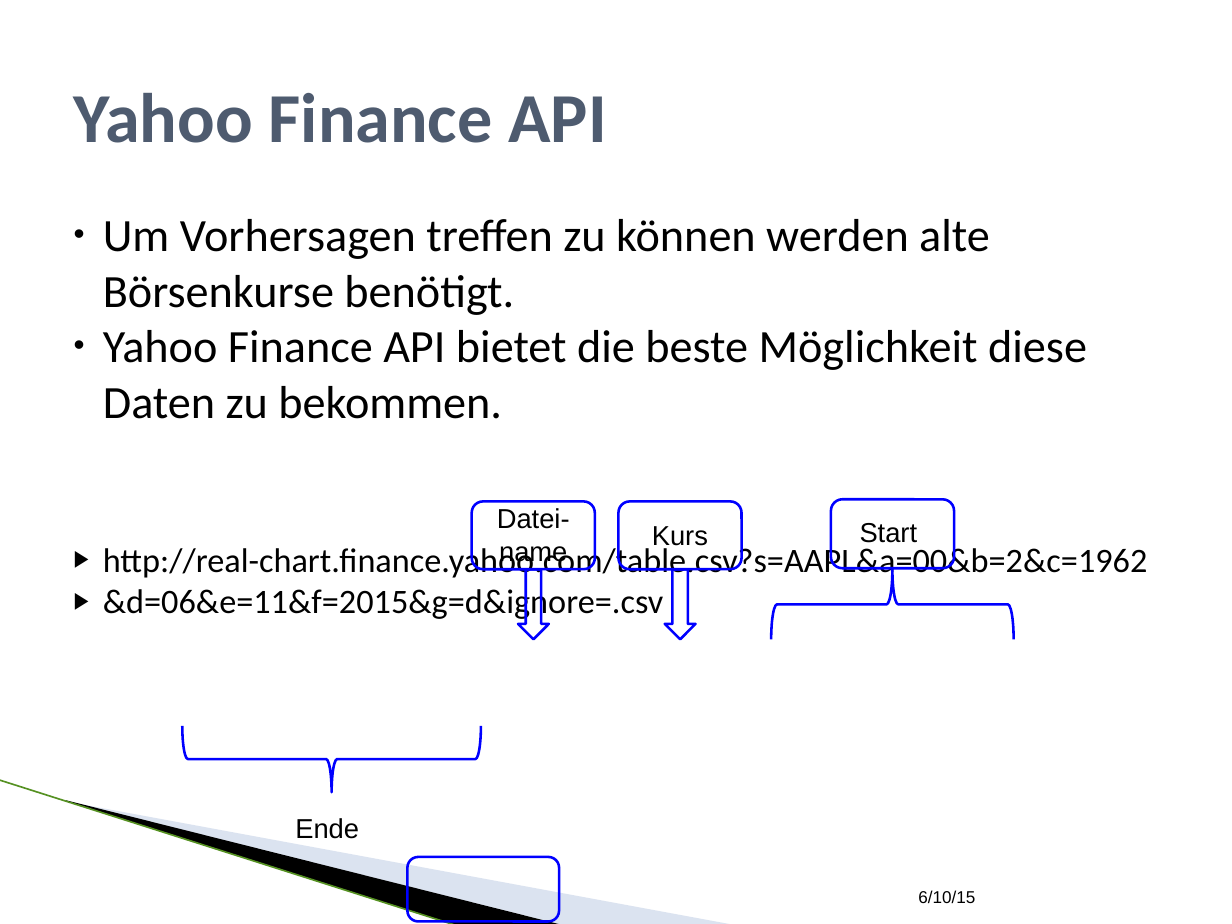
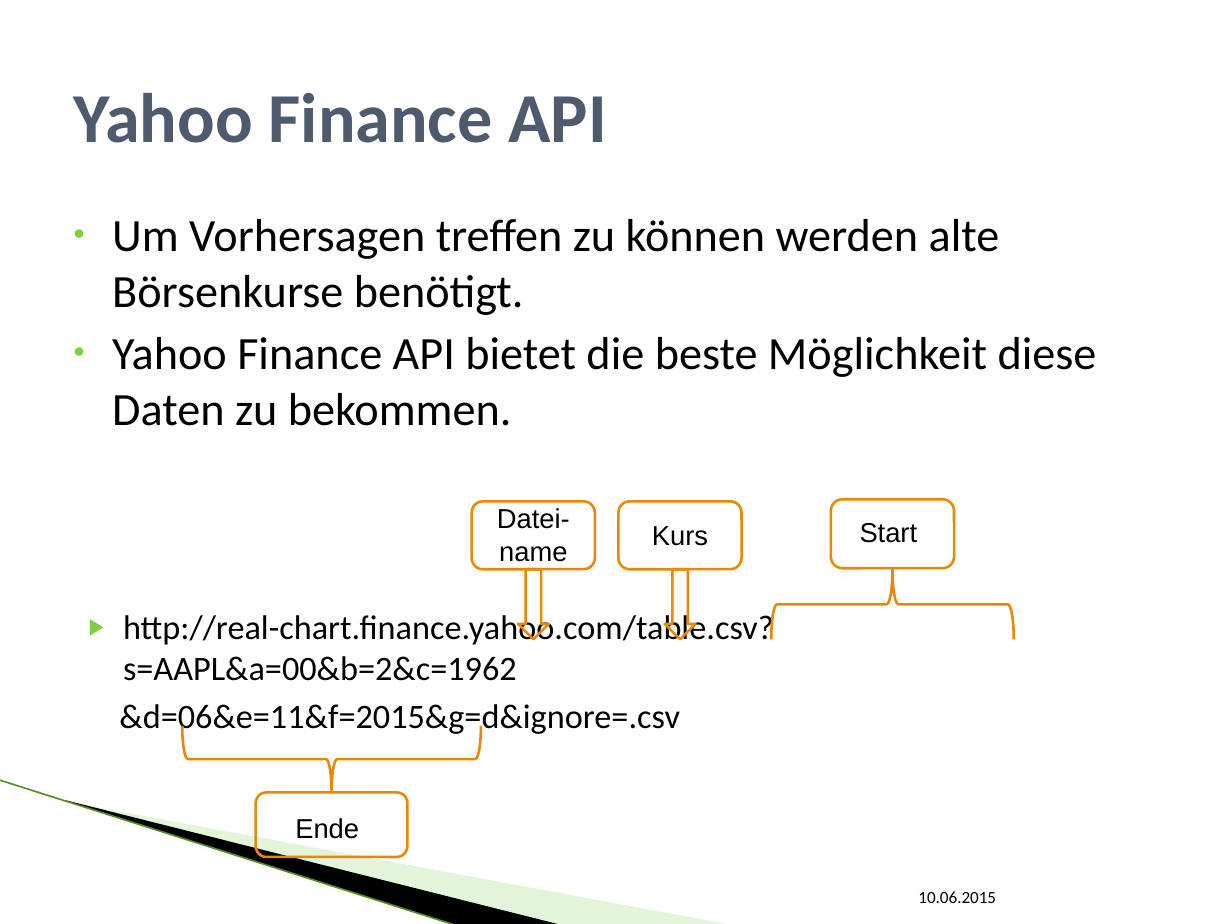
Before and after one commit to SEPSkyware6MM/StockForecast, a slide deck: slide 6 of ALR_Vortrag.pptx. Drawn at 1232x924 pixels with LibreOffice and Linux fonts; fonts in the diff are those of the drawing; background and template pictures are left out. Boxes give left, top, right and bottom in pixels: in the first picture for what was removed or moved away, otherwise in the second. Text is boxed around its words. In the diff, an @@ line names an element or a change of style, - is before the commit and + after.

```diff
--- a/ALR_Vortrag.pptx
+++ b/ALR_Vortrag.pptx
@@ text "Um Vorhersagen treffen zu können ..." at (x1=112, y1=219, x2=1097, y2=737): indent changed; more space between paragraphs; bullet ▶ to none @@
@@ text "Datei-name" rewrapped from (x1=497, y1=508, x2=570, y2=566) to (x1=497, y1=508, x2=570, y2=562) @@
@@ text "Kurs" rewrapped from (x1=652, y1=526, x2=708, y2=551) to (x1=652, y1=526, x2=708, y2=546) @@
@@ outline #0000FF 1.5 pt to #EB8803 1.5 pt; proportions changed in 7 elements at (x1=519, y1=569, x2=549, y2=639), (x1=472, y1=501, x2=595, y2=569), (x1=665, y1=569, x2=696, y2=639), (x1=618, y1=501, x2=742, y2=569), (x1=771, y1=569, x2=1014, y2=639), (x1=830, y1=499, x2=954, y2=568), (x1=182, y1=726, x2=480, y2=792) @@
@@ line (0, 780) - (457, 924): stroke #559122 0.96 pt to #B1E399 0.95 pt @@
@@ freeform shape at (x1=65, y1=800, x2=563, y2=924): outline redrawn @@
@@ freeform shape at (x1=68, y1=801, x2=733, y2=924): fill #A7B9DB at 40% opacity to #B8E7A1 at 40% opacity @@
@@ rounded rectangle added at (x1=256, y1=792, x2=408, y2=856), outline #EB8803 1.5 pt @@
@@ rounded rectangle removed at (x1=408, y1=857, x2=559, y2=922) @@
@@ text at (x1=918, y1=891, x2=996, y2=903): text changed; font Arial to Calibri @@
-6/10/15
+10.06.2015
```
Also in this commit, not shown: 18 other slides changed, 3 slides added, 2 slides removed.
